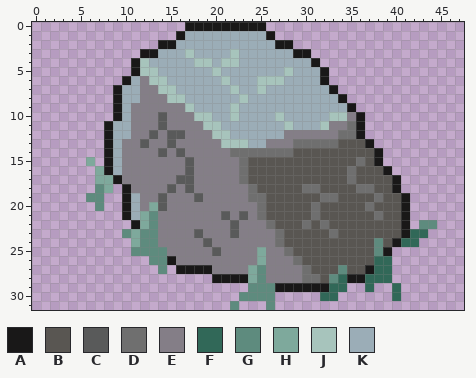
Pixel-art sprite: Art/BigRock.png. That is the earlier state.
The file is 48x32 pixels.
Palette (. is transparent): A #191818  B #595652  C #595a5a  D #6f6f6f  E #847e87  F #316858  G #5e8b7e  H #7ea99c  J #a7c4bc  K #9badb7
Now the later version:
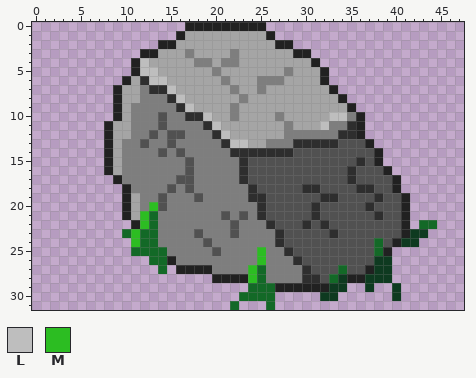
Colours new in this view: L #bebebe  M #2cbd22
Difference:
colour A: #191818 -> #212121
colour B: #595652 -> #515151
colour D: #6f6f6f -> #2e2e2e
colour E: #847e87 -> #7e7e7e
colour F: #316858 -> #0e3a20
colour G: #5e8b7e -> #136927
colour K: #9badb7 -> #a5a5a5
Changed rows in their new state; - is a pixel that keeps its letter.
first column x 6:
 3 -----------E----E------------
 4 ------L-----EE-EE------------
 5 ------LL------E-------E------
 6 ------DLL------E---EEE-------
 7 -------DDL------E--E---------
 8 ---------DL------E-----------
 9 ----------DL----E------------
10 --------B--DDL--E----E-----LL
11 --------B----DL-------E---L--
12 -------B-BB---DL-------------
13 ------B--B-----DLL-----------
14 --------B-B------------------
15 .----------B-----------------
16 -.---------B-----------------
17 -..-------BB-----------------
18 -..------B-B-----------------
19 ..------B---B----------------
20 -.-----MB--------------------
21 ------M--------B-B-----------
22 ------M---------B------------
23 -----M------B---B------------
24 -----M-------B---------------
25 --------------B----M---------
26 -------------------M---------
27 ------------------M----------
28 ------------------M----------
Pixel boxes of the changes (left, top, right, bottom) in both pictures:
changed: (86, 22, 437, 310)
